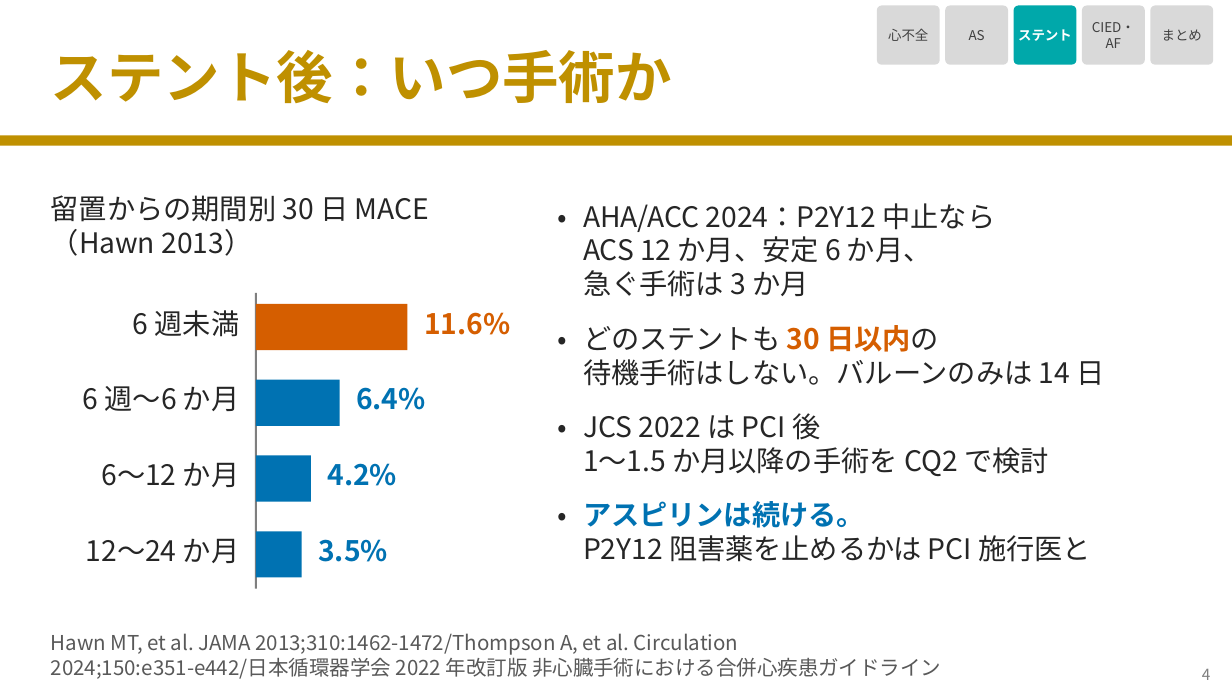
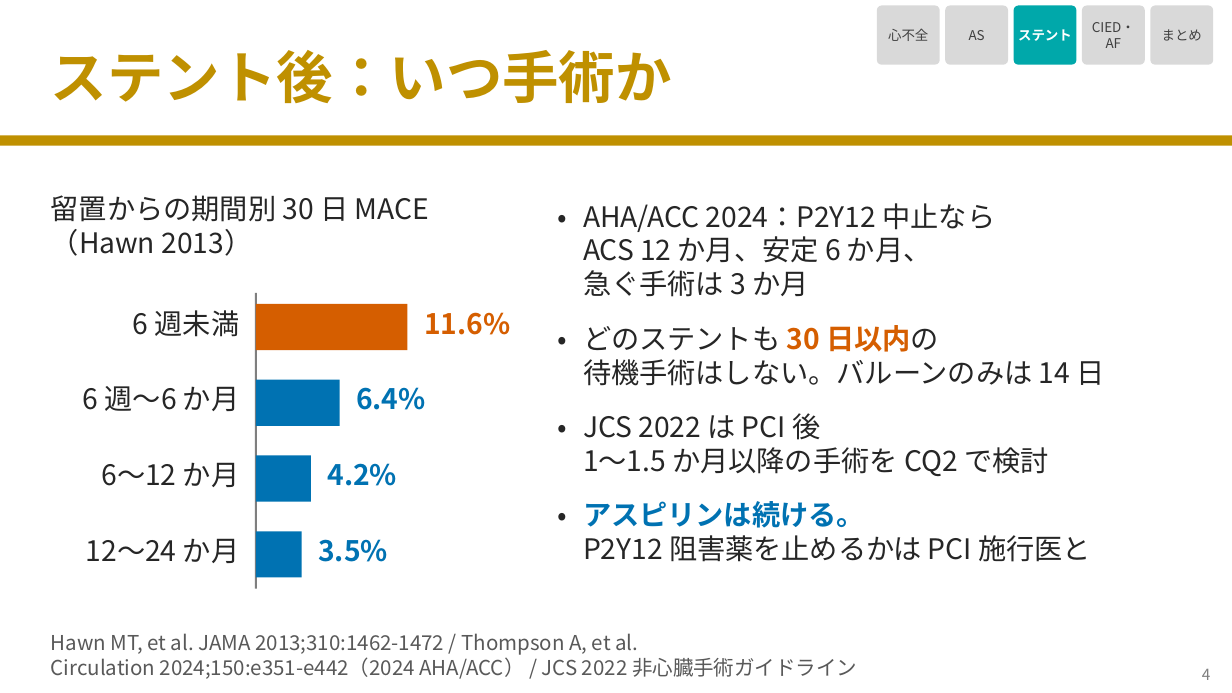
Before and after one commit to nobumitsu-3141/Anes-lecture, a slide deck: slide 5 of slides/4-8_cardiac_conditions/4-8_cardiac_conditions.pptx. Drawn at 1232x693 pixels with LibreOffice and Linux fonts; fonts in the diff are those of the drawing. Boxes give left, top, right and bottom in pixels: in the first picture for what was removed or moved away, otherwise in the second. Text is boxed around its words. In the diff, an @@ line names an element or a change of style, - is before the commit and + after.

```diff
--- a/slides/4-8_cardiac_conditions/4-8_cardiac_conditions.pptx
+++ b/slides/4-8_cardiac_conditions/4-8_cardiac_conditions.pptx
@@ text at bbox=[51, 633, 857, 679]: text changed @@
-Hawn MT, et al. JAMA 2013;310:1462-1472/Thompson A, et al. Circulation
-2024;150:e351-e442/日本循環器学会 2022 年改訂版 非心臓手術における合併心疾患ガイドライン
+Hawn MT, et al. JAMA 2013;310:1462-1472 / Thompson A, et al.
+Circulation 2024;150:e351-e442（2024 AHA/ACC） / JCS 2022 非心臓手術ガイドライン
```
Also in this commit, not shown: 3 other slides changed, 3 other files.
